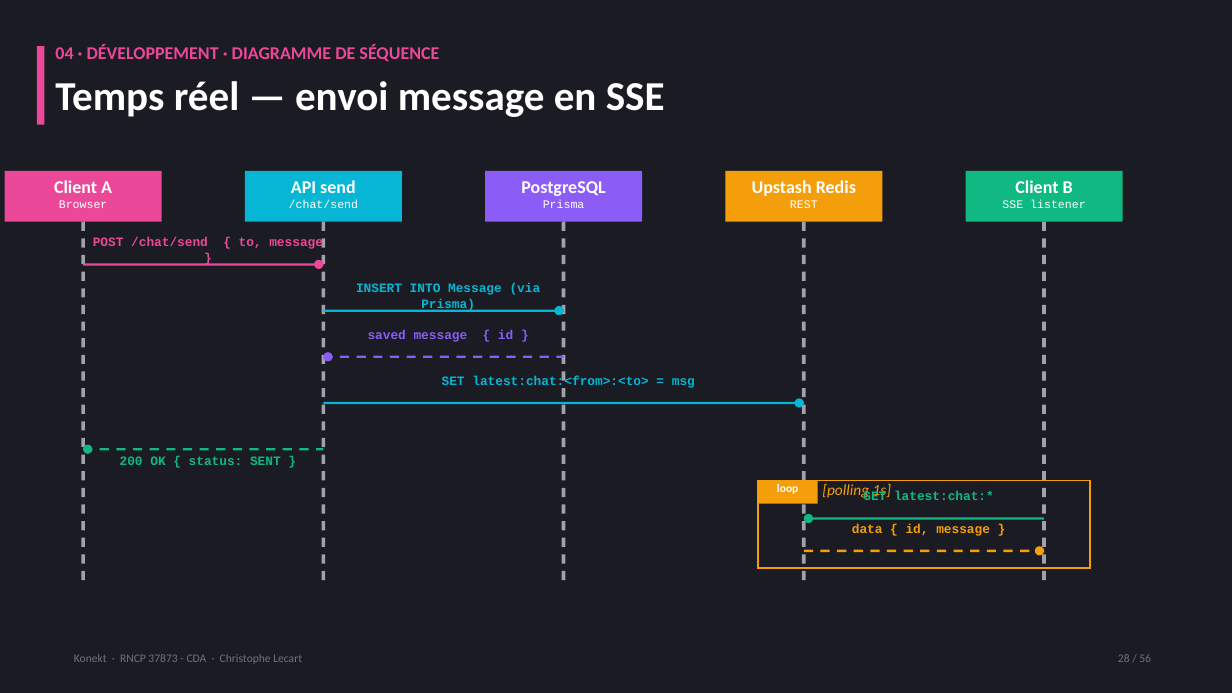
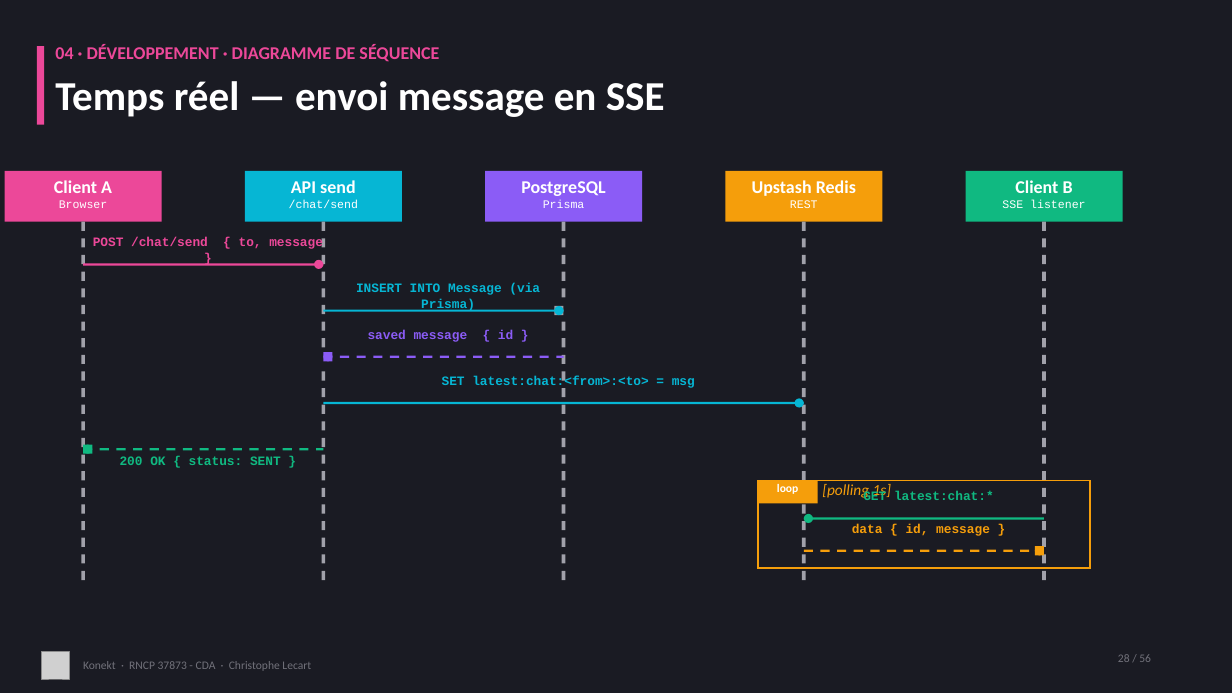
Before and after one commit to CLecart/social-network, a slide deck: slide 28 of dossier-certification/00-presentation/Konekt_RNCP_37873_Support_Visuel.pptx. Drawn at 1232x693 pixels with LibreOffice and Linux fonts; fonts in the diff are those of the drawing; grey boxes stand for pictures. Boxes give left, top, right and bottom in pixels: in the first picture for what was removed or moved away, otherwise in the second. Text is boxed around its words. In the diff, an @@ line names an element or a change of style, - is before the commit and + after.

```diff
--- a/dossier-certification/00-presentation/Konekt_RNCP_37873_Support_Visuel.pptx
+++ b/dossier-certification/00-presentation/Konekt_RNCP_37873_Support_Visuel.pptx
@@ rectangle: place and size @@
-rectangle at box(562, 305, 566, 314)
+rectangle at box(555, 306, 564, 315)
@@ rectangle removed at box(322, 355, 325, 364) @@
@@ rectangle: place and size @@
-rectangle at box(323, 356, 333, 359)
+rectangle at box(323, 352, 333, 361)
@@ rectangle: place and size @@
-rectangle at box(1037, 550, 1044, 553)
+rectangle at box(1035, 546, 1044, 555)
@@ picture added at box(42, 652, 69, 679) @@
@@ text "Konekt · RNCP 37873 - ..." at box(83, 661, 311, 671): vertical alignment top to middle @@
```
Also in this commit, not shown: 15 other slides changed, 6 other files.
